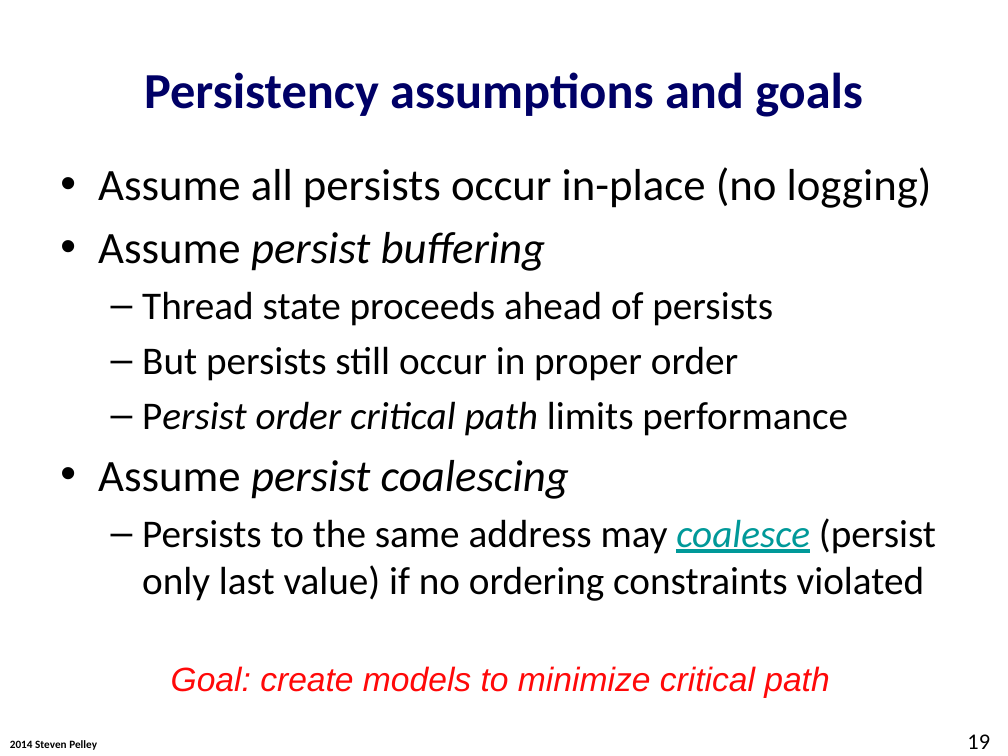
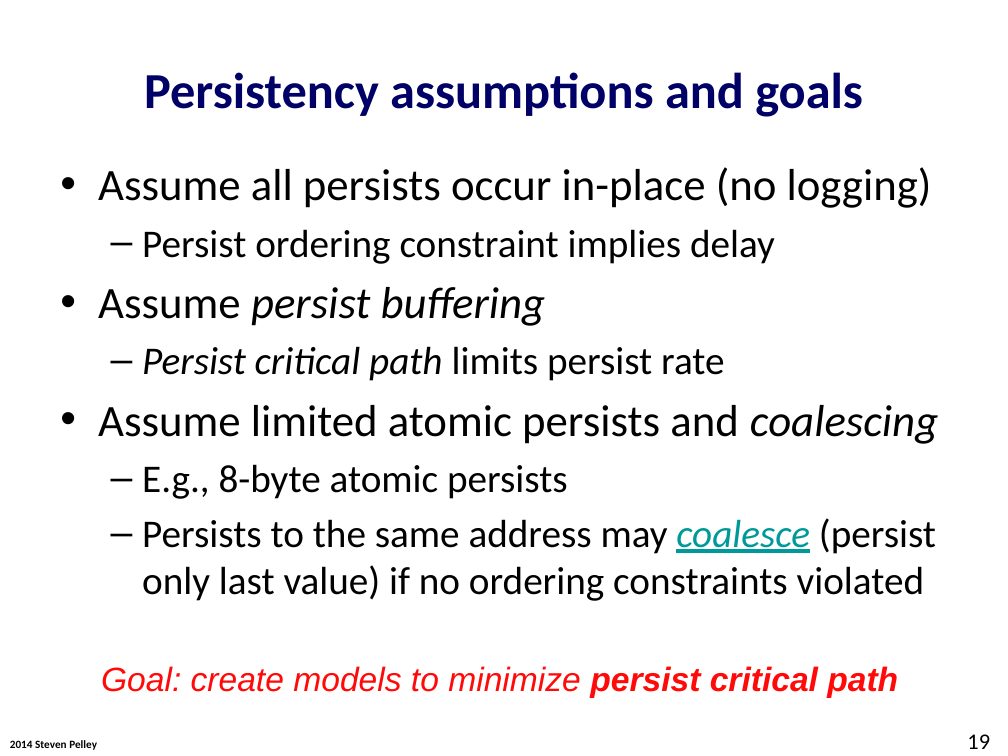
Before and after one commit to Abulila/dissertation, a slide deck: slide 19 of proposal/defense.pptx. Drawn at 1008x756 pixels with LibreOffice and Linux fonts; fonts in the diff are those of the drawing; background and template pictures are left out. Boxes give left, top, right and bottom in pixels: in the first picture for what was removed or moved away, otherwise in the second. Text is boxed around its words. In the diff, an @@ line names an element or a change of style, - is before the commit and + after.

```diff
--- a/proposal/defense.pptx
+++ b/proposal/defense.pptx
@@ text at (142, 229, 775, 264): paragraph added @@
+  – Persist ordering constraint implies delay
@@ text at (98, 346, 938, 499): text changed @@
-  – Thread state proceeds ahead of persists
-  – But persists still occur in proper order
-  – Persist order critical path limits performance
-• Assume persist coalescing
+  – Persist critical path limits persist rate
+• Assume limited atomic persists and coalescing
+  – E.g., 8-byte atomic persists
@@ text at (101, 666, 898, 698): text changed @@
-Goal: create models to minimize critical path
+Goal: create models to minimize persist critical path
```
Also in this commit, not shown: 11 other slides changed, 4 slides added.
